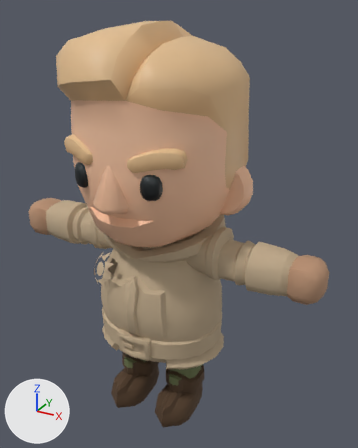
An edit to the glTF model apps/rinne/public/simulator/assets/PROTAGONIST_VILLAGER_V1.glb, drawn before and after from the same camera.
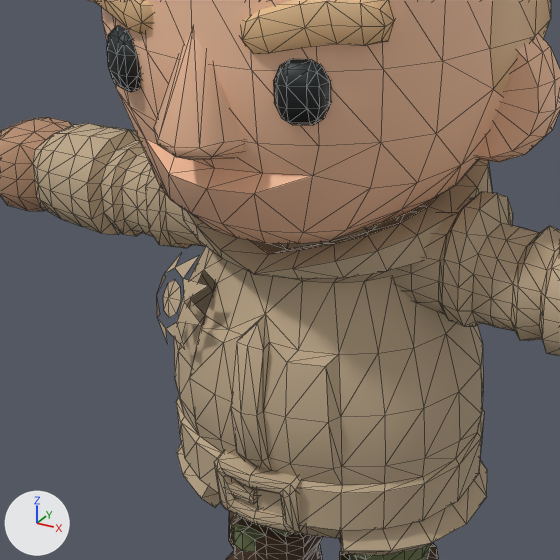
Old and new are each drawn whole from a 50 mm lens placed at (1.097, -1.812, 1.912), pointed at (0.075, 0.048, 0.982) and again close up on the part from 9% to 70% of the width and 34% to 83% of the height. Arrows for +X, +Y and +Z are at lower left; the lights stay in place. The last two pictures show the newer version. The close-ups show mesh edges as thin lines. Vertices at exactly the same position are counted once.

The scene before the commit, as lines of its bpy script (objects in view):
```python
me_cube_127 = bpy.data.meshes.new('Cube.127')
me_cube_127.from_pydata(...)  # 240 vertices, 476 faces; spans x -0.232..-0.039, y -0.241..0.106, z 0.0..0.425
# faces by material slot: [188, 288]
me_cube_127.materials.append(mat_protagonist_olive)  # dark green #6c764d
me_cube_127.materials.append(mat_protagonist_leather)  # brown #523c27
me_prototypepete_body_020 = bpy.data.meshes.new('PrototypePete_body.020')
me_prototypepete_body_020.from_pydata(...)  # 514 vertices, 964 faces; spans x -0.323..0.323, y -0.294..0.31, z 0.303..1.039
me_prototypepete_body_020.materials.append(mat_protagonist_linen)  # beige #bfaa8b
me_prototypepete_head_001 = bpy.data.meshes.new('PrototypePete_head.001')
me_prototypepete_head_001.from_pydata(...)  # 527 vertices, 956 faces; spans x -0.437..0.437, y -0.427..0.39, z 0.977..1.86
me_prototypepete_head_001.materials.append(mat_knight_texture)  # picture img_knight_texture
ob_protagonist_knightpart_body = bpy.data.objects.new('Protagonist_KnightPart_Body', me_prototypepete_body_020)
ob_protagonist_knightpart_body.location = (0.0, 0.0, 0.0)
ob_protagonist_knightpart_head = bpy.data.objects.new('Protagonist_KnightPart_Head', me_prototypepete_head_001)
ob_protagonist_knightpart_head.location = (0.0, 0.0, 0.0)
ob_protagonist_knightpart_legright = bpy.data.objects.new('Protagonist_KnightPart_LegRight', me_cube_127)
ob_protagonist_knightpart_legright.location = (0.0, 0.0, 0.0)
# also in view: 'Protagonist_KnightPart_ArmRight' at (-0.411, 0.011, 0.903); 'Protagonist_KnightPart_ArmLeft' at (0.411, 0.011, 0.903); 'Protagonist_KnightPart_LegLeft' at (0.135, -0.068, 0.213)
```
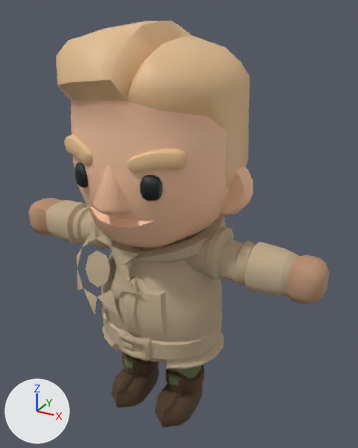
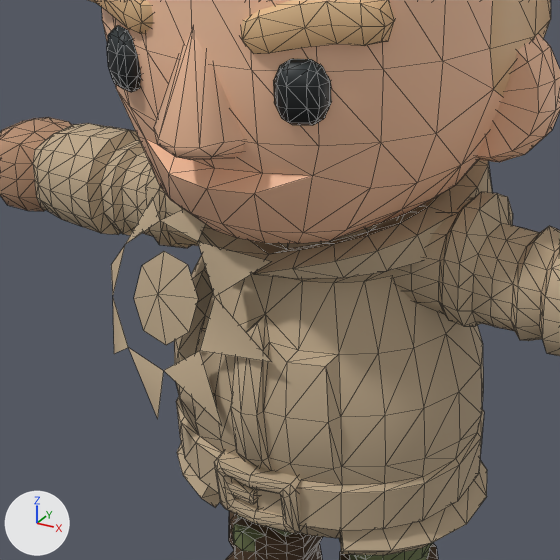
Commit message: build(characters): generate protagonist.villager.v1 DCC assets

What differs and where, as boxes [x1, y1, x2, y2] in the close-ups (560 x 560 px; the box of a moved part takes in the faces that stretch with it):
'Protagonist_KnightPart_Body', reshaped (14% wider): before [157, 160, 492, 555]; after [111, 160, 492, 555]
part 1 of me_prototypepete_body_020, moved or reshaped: before [163, 279, 181, 317]; after [134, 251, 198, 345]
part 2 of me_prototypepete_body_020, moved or reshaped: before [157, 252, 207, 349]; after [111, 198, 272, 425]

Edits to the bpy script that builds the scene:
```text
Change me_prototypepete_body_020:
    used by ob_protagonist_knightpart_body; location = (0.0, 0.0, 0.0)
    remove me_prototypepete_body_020.from_pydata(...)  # 514 vertices, 964 faces; spans x -0.323..0.323, y -0.294..0.31, z 0.303..1.039
    add me_prototypepete_body_020.from_pydata(...)  # 514 vertices, 964 faces; spans x -0.363..0.323, y -0.294..0.31, z 0.303..1.039
    me_prototypepete_body_020 part 1: the loose piece of 9 vertices spanning x -0.211..-0.15, y -0.255..-0.215, z 0.782..0.844 is scaled about its middle by (2.77, 1, 2.77), then moved by (-0.006, -0.012, 0.004)
    me_prototypepete_body_020 part 2: the loose piece of 16 vertices spanning x -0.244..-0.092, y -0.269..-0.168, z 0.718..0.891 is scaled about its middle by (2.77, 1, 2.77), then moved by (0.016, -0.012, -0.012)
```
